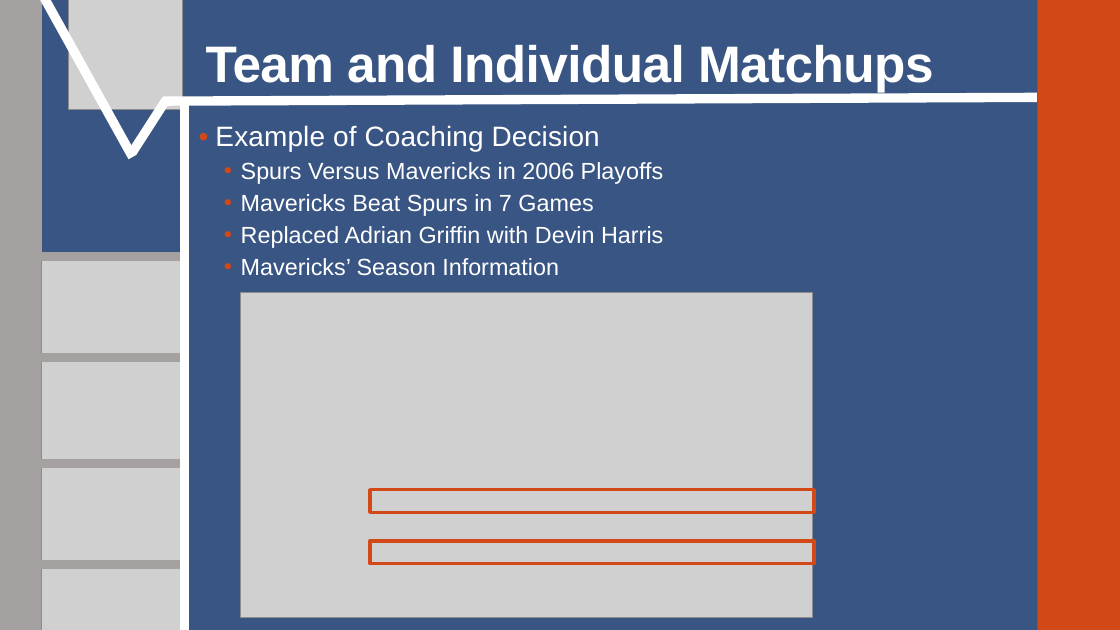
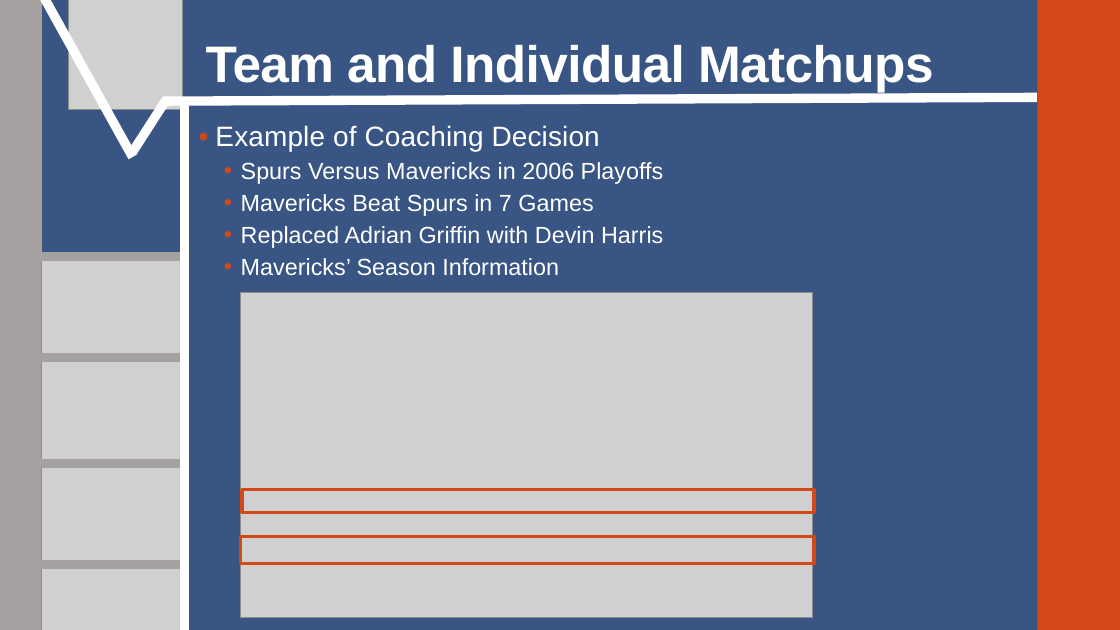
Before and after one commit to SuperMarioGiacomazzo/STOR538_WEBSITE, a slide deck: slide 9 of Slides/Basketball 3/Basketball_3_Lecture.pptx. Drawn at 1120x630 pixels with LibreOffice and Linux fonts; fonts in the diff are those of the drawing; grey boxes stand for pictures. Boxes give left, top, right and bottom in pixels: in the first picture for what was removed or moved away, otherwise in the second. Text is boxed around its words. In the diff, an @@ line names an element or a change of style, - is before the commit and + after.

```diff
--- a/Slides/Basketball 3/Basketball_3_Lecture.pptx
+++ b/Slides/Basketball 3/Basketball_3_Lecture.pptx
@@ rectangle: place and size @@
-rectangle at (371, 490, 814, 513)
+rectangle at (242, 490, 814, 513)
@@ rectangle: place and size @@
-rectangle at (371, 541, 814, 564)
+rectangle at (240, 537, 814, 564)
```
Also in this commit, not shown: 1 other slide changed, 1 other file.
